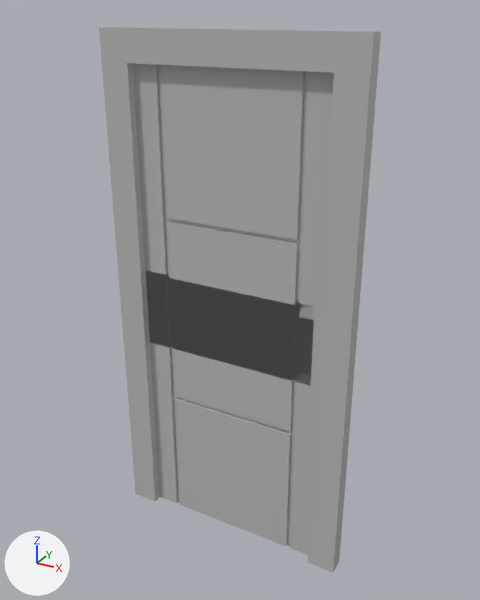
The FBX model Assets/Meshes/Door.fbx as it was, and as the next commit left it.
One viewpoint serves both versions: a 50 mm lens placed at (8.16, 6.162, 1.859), pointed at (7.171, 7.962, 0.959). Arrows for +X, +Y and +Z are at lower left; the lights stay in place. Vertices at the same position are counted once.

Names of what the first picture shows: 'Door.010'.
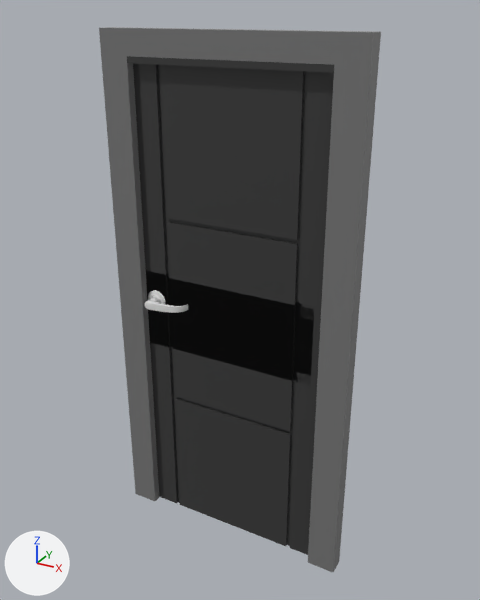
Boxes [x1, y1, x2, y2] around the edits, measured in the pictures (480 x 600 px):
part 1 of me_mesh, added: after [148, 290, 165, 304]
part 2 of me_mesh, added: after [145, 297, 189, 313]
part 3 of me_mesh, recoloured (grey to black): [127, 56, 334, 555] in both
part 4 of me_mesh, recoloured: [99, 27, 381, 572] in both

What the commit changed:
Material 'Material #520' (mat_material__520) is new.
Its base color is (0.784, 0.784, 0.784) (white #e5e5e5).
Its roughness is 0.0.
Material 'Material #522' (mat_material__522) is new.
Its base color is (0.0432, 0.0432, 0.0432) (black #3b3b3b).
Its roughness is 0.0.
Material 'Material #521' (mat_material__521) is new.
Its base color is (0.187, 0.187, 0.187) (grey #787878).
Its roughness is 0.0.
me_mesh is used by ob_door_010; location (7.504, 7.961, 0.901).
me_mesh had 216 vertices, 191 faces and spanned x -0.8..0.08, y -0.06..0.0, z -0.9..0.9.
me_mesh now has 2474 vertices, 2399 faces and spans x -0.8..0.08, y -0.09..0.0, z -0.9..0.9.
me_mesh part 1: a new loose piece of 1321 vertices spanning x -0.7..-0.62, y -0.04..-0.02, z -0.04..0.04, in mat_material__520 (white #e5e5e5).
me_mesh part 2: a new loose piece of 937 vertices spanning x -0.67..-0.52, y -0.09..-0.03, z -0.02..0.02, in mat_material__520 (white #e5e5e5).
me_mesh part 3: 169 faces spanning x -0.72..0.0, y -0.06..0.0, z -0.9..0.82 switch from mat_material__111 (grey #bcbcbc) to mat_material__522 (black #3b3b3b).
me_mesh part 4: 22 faces spanning x -0.8..0.08, y -0.06..0.0, z -0.9..0.9 switch from mat_material__111 (grey #bcbcbc) to mat_material__521 (grey #787878).
me_mesh now uses material mat_material__520 (white #e5e5e5).
